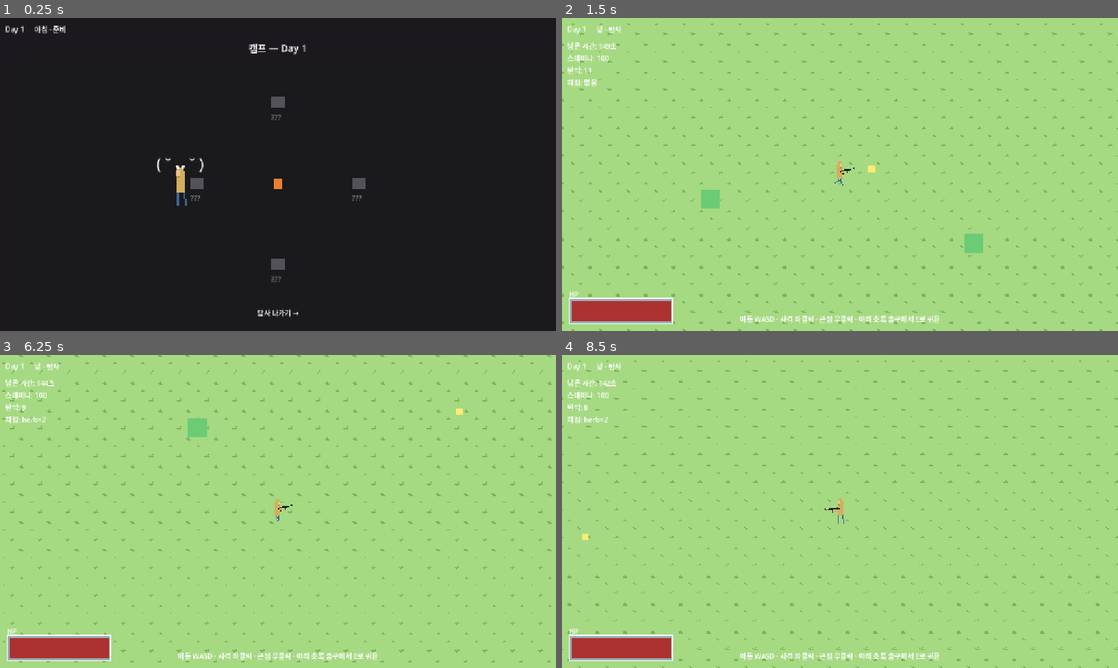
Above: before the commit, frames 1-4 (two rows, left to right).
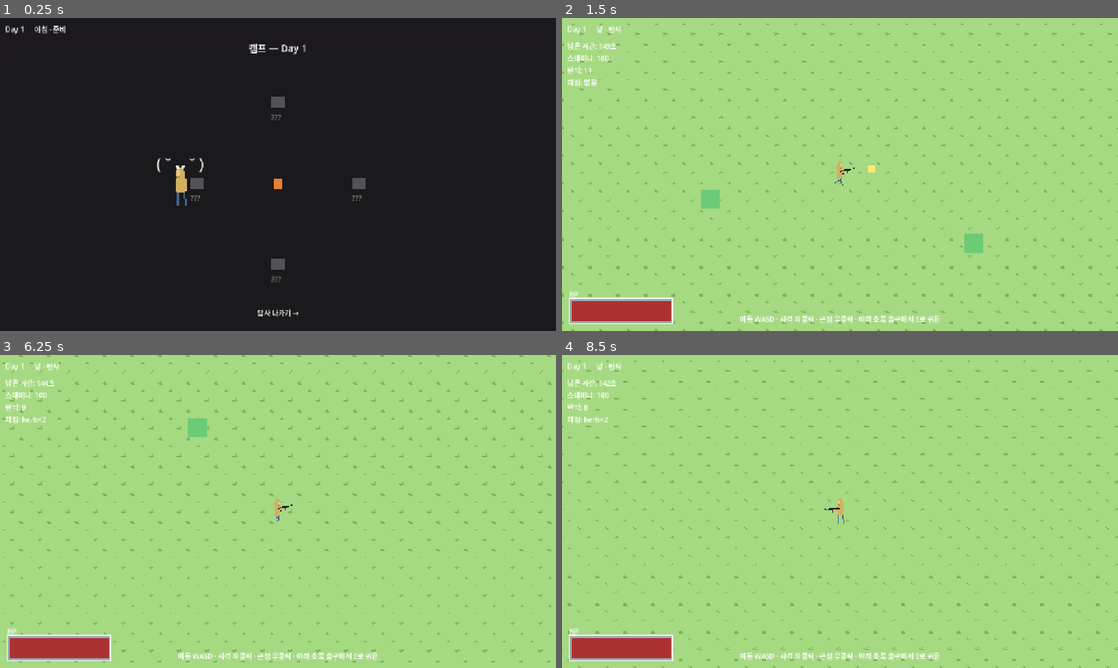
Above: after the commit, the same moments.

Repository: HomilBBANG/rt_Hilling_Game
Game: Godot game, scene res://scenes/main.tscn
The game is run twice, just before and just after one commit, with the same random seed, the same clock (stepped at 60 frames per second) and the same inputs.
Inputs (mouse positions are in pixels of both pictures, inside the frame that each line leads up to):
- Up to frame 1 (0.25 s): no input
- Up to frame 2 (1.5 s): click "탐사 나가기 →" at 0.5 s; tap Enter at 1.25 s; move the mouse to (962, 158) at 1.27 s; hold D from 1.28 s (still down); hold E from 1.28 s (still down); click (962, 158) at 1.42 s
- Up to frame 3 (6.25 s): move the mouse to (166, 527) at 2.02 s; release D at 2.03 s; release E at 2.03 s; hold S 2.03-2.78 s; tap Enter at 2.1, 3.6, 5.1 s; move the mouse to (333, 442) at 2.77 s; hold D 2.78-3.53 s; hold E 2.78-3.53 s; move the mouse to (250, 574) at 3.52 s; hold W 3.53-4.28 s; click (250, 574) at 3.67 s; move the mouse to (444, 558) at 4.27 s; hold E 4.28-5.03 s; hold A 4.28-5.78 s; move the mouse to (111, 464) at 5.02 s; move the mouse to (305, 511) at 5.77 s; hold S from 5.78 s (still down); hold E from 5.78 s (still down); click (305, 511) at 5.92 s
- Up to frame 4 (8.5 s): move the mouse to (756, 433) at 6.52 s; release S at 6.53 s; release E at 6.53 s; hold D 6.53-7.28 s; tap Enter at 6.6, 8.1 s; move the mouse to (962, 495) at 7.27 s; hold W 7.28-8.03 s; hold E 7.28-8.03 s; move the mouse to (728, 527) at 8.02 s; hold D from 8.03 s (still down); click (728, 527) at 8.17 s

The runs differ from the first frame. In frame 1, less than 0.1% of the frame differs, in the area x 31-34%, y 51-56%; in frame 2, nothing differs; in frame 3, less than 0.1%, in the area x 82-84%, y 17-20%; in frame 4, less than 0.1%.

Commit message:
요리 스테이지 이동속도 엑셀화 + 캠프/요리 idle_hand 모션
- night_session: move_speed를 balance 'cook_player_speed'(기본260)에서 로드
- PlayerFrames.build(idle_name): idle 프레임 소스 선택(기본 idle, 폴백 포함)
- 캠프(morning_prep)·요리(night_session)는 build('idle_hand') 사용
- player_idle_hand.gif → assets/characters/idle_hand/idle_hand_{0,1}.png 추출
- balance.xlsx/json: cook_player_speed=260 추가

Co-Authored-By: Claude Opus 4.8 <noreply@anthropic.com>

Diff:
--- a/data/balance.json
+++ b/data/balance.json
@@ -3,6 +3,7 @@
   "scavenge_seconds": 150,
   "night_seconds": 60,
   "target_satisfaction": 60,
-  "pistol_range": 900,
-  "knife_range": 64
+  "pistol_range": 160,
+  "knife_range": 60,
+  "cook_player_speed": 260
 }
--- a/scripts/phases/morning_prep.gd
+++ b/scripts/phases/morning_prep.gd
@@ -91,7 +91,7 @@
 
 	_campfire.position = center - _campfire.size * 0.5
 	_player_pos = center + Vector2(-radius - 40.0, 8.0)
-	_player_fig.sprite_frames = PlayerFrames.build()
+	_player_fig.sprite_frames = PlayerFrames.build("idle_hand")
 	_player_fig.play("idle")
 	_player_fig.position = _player_pos
 	_pos_init = true
--- a/scripts/phases/night_session.gd
+++ b/scripts/phases/night_session.gd
@@ -57,6 +57,7 @@
 func _ready() -> void:
 	run_seconds = Balance.get_float("night_seconds", run_seconds) # 엑셀 조정 가능
 	target_satisfaction = Balance.get_float("target_satisfaction", target_satisfaction)
+	move_speed = Balance.get_float("cook_player_speed", move_speed) # 요리 스테이지 이동 속도(엑셀 조정)
 	_time_left = run_seconds
 	_sat_bar.max_value = target_satisfaction
 	_sat_bar.value = 0
@@ -91,7 +92,7 @@
 		return
 	if not _pos_init:
 		_player_pos = Vector2(40.0, _field.size.y * 0.5)
-		_player_node.sprite_frames = PlayerFrames.build()
+		_player_node.sprite_frames = PlayerFrames.build("idle_hand")
 		_player_node.play("idle")
 		_pos_init = true
 
--- a/scripts/player_frames.gd
+++ b/scripts/player_frames.gd
@@ -3,13 +3,18 @@
 ## 플레이어 애니메이션 프레임(idle / run) 공용 빌더.
 ## 탐사 플레이어 · 캠프 · 밤 세션이 모두 같은 프레임을 쓰도록 한 곳에서 구성.
 
-static func build() -> SpriteFrames:
+## idle_name: idle 프레임 폴더/접두사. 기본 "idle"(탐사용).
+## 요리·캠프는 "idle_hand" 를 넘겨 손 든 대기 모션을 쓴다.
+## 프레임 경로: res://assets/characters/<idle_name>/<idle_name>_N.png
+static func build(idle_name := "idle") -> SpriteFrames:
 	var frames := SpriteFrames.new()
 
 	frames.add_animation("idle")
 	frames.set_animation_loop("idle", true)
 	frames.set_animation_speed("idle", 2.5)
-	_load(frames, "idle", "res://assets/characters/idle/idle_%d.png")
+	_load(frames, "idle", "res://assets/characters/%s/%s_%%d.png" % [idle_name, idle_name])
+	if frames.get_frame_count("idle") == 0 and idle_name != "idle": # 폴백: 기본 idle
+		_load(frames, "idle", "res://assets/characters/idle/idle_%d.png")
 	if frames.get_frame_count("idle") == 0: # 폴백: 정지 스프라이트
 		var t: Texture2D = load("res://assets/characters/player.png")
 		if t:
Binary file added: assets/characters/idle_hand/idle_hand_0.png
Not shown, added: assets/characters/idle_hand/idle_hand_0.png.import
Binary file added: assets/characters/idle_hand/idle_hand_1.png
Not shown, added: assets/characters/idle_hand/idle_hand_1.png.import
Not shown, changed: data/balance.xlsx
Not shown, changed: docs/HANDOFF.md
